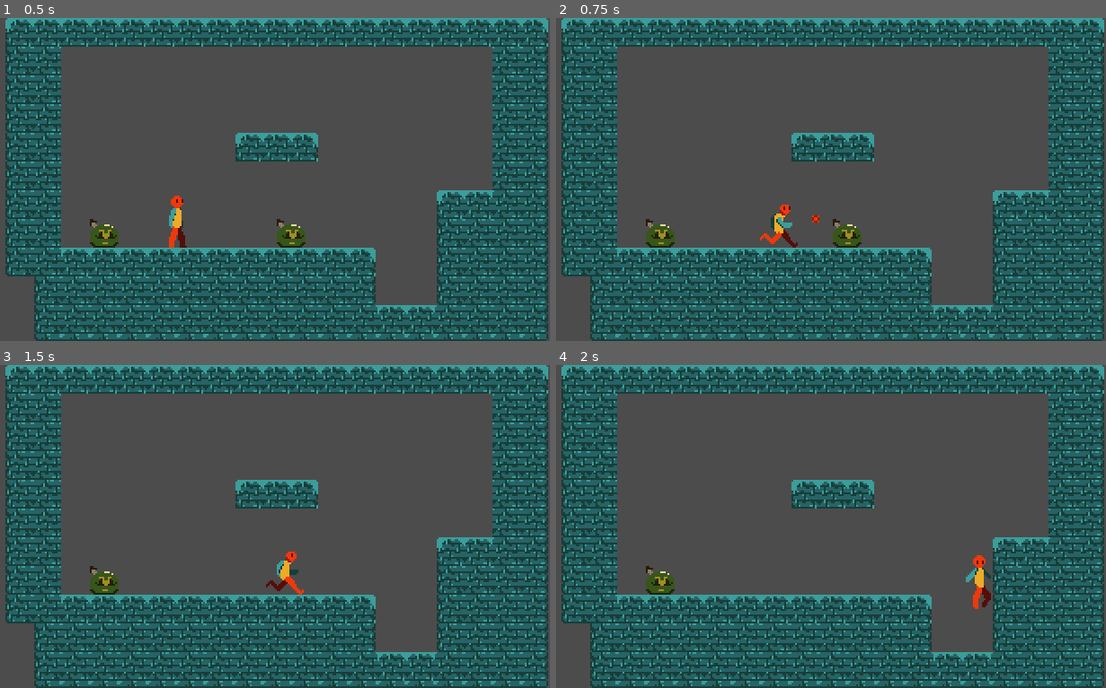
Above: before the commit, frames 1-4 (two rows, left to right).
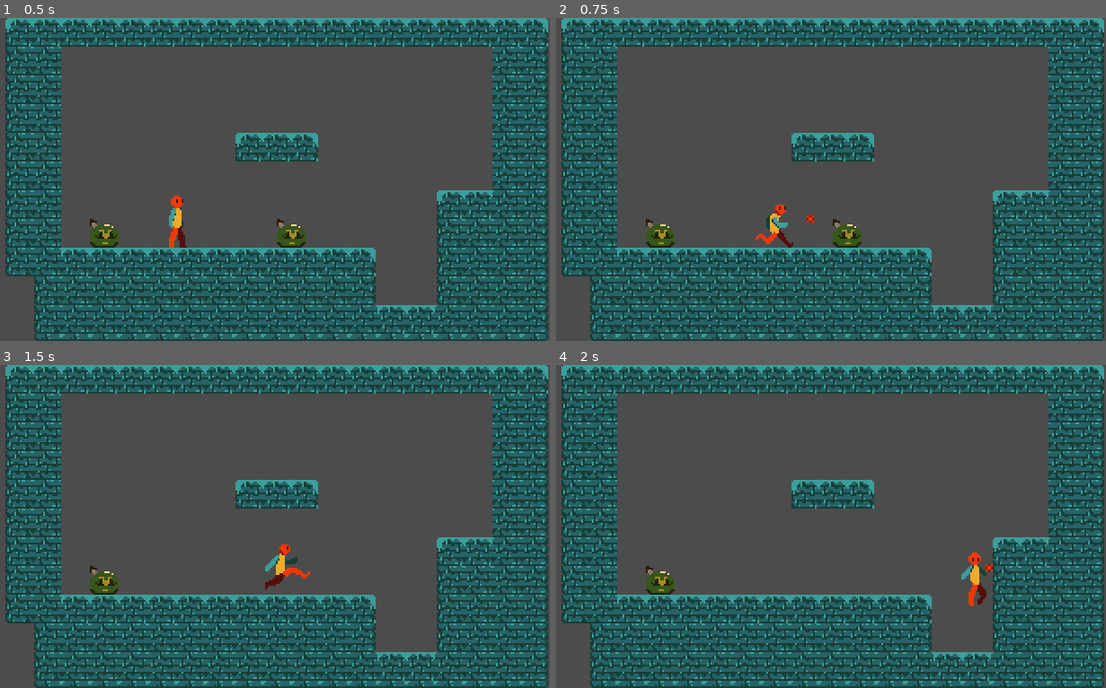
Above: after the commit, the same moments.

Repository: TheCursedMerchant/BlackBand
Game: Godot game, scene res://Scenes/World.tscn
The game is run twice, just before and just after one commit, with the same random seed, the same clock (stepped at 60 frames per second) and the same inputs.
Inputs:
- Up to frame 1 (0.5 s): no input
- Up to frame 2 (0.75 s): tap Enter (ui_accept) at 0.5 s; hold Right (ui_right) from 0.53 s (still down); hold Enter (ui_accept) from 0.53 s (still down)
- Up to frame 3 (1.5 s): keep holding Right (ui_right); release Enter (ui_accept) at 1.28 s; tap Enter (ui_accept) at 1.35 s
- Up to frame 4 (2 s): keep holding Right (ui_right); tap Enter (ui_accept) at 1.52, 1.82 s

Frame 1 is identical in both runs. In frame 2, 0.4% of the frame differs, in the area x 36-48%, y 57-72%; in frame 3, 0.5%, in the area x 48-57%, y 55-72%; in frame 4, 0.5%.

Commit message:
Added a control script for adding mappable controls in the future

Diff:
--- a/BB_Project/Scripts/Player.gd
+++ b/BB_Project/Scripts/Player.gd
@@ -16,6 +16,12 @@
 	timer.connect("timeout", self, "on_timeout_complete")
 	add_child(timer)
 
+
+func _process(delta):
+	#Get Input
+	controls.getInput()
+	checkDeath()
+
 func _physics_process(delta):
 
 	#Gravity
@@ -25,11 +31,11 @@
 	var friction = false
 
 	#Movement
-	if Input.is_action_pressed("ui_right"):
+	if controls.RIGHT:
 		$Sprite.flip_h = false
 		$Sprite.play("Run")
 		motion = move(motion, acceleration, maxSpeed, dir.right)
-	elif Input.is_action_pressed("ui_left"):
+	elif controls.LEFT:
 		$Sprite.flip_h = true
 		$Sprite.play("Run")
 		motion = move(motion, acceleration, maxSpeed, dir.left)
@@ -39,7 +45,7 @@
 
 	#Jump and Apply Friction
 	if is_on_floor():
-		if Input.is_action_pressed("ui_up"):
+		if controls.UP:
 			motion.y = jumpHeight
 		if friction == true:
 				motion.x = lerp(motion.x, 0, 0.2)
@@ -57,7 +63,7 @@
 	motion = move_and_slide(motion, dir.up)
 
 	#Shooting logic
-	if Input.is_action_just_pressed("ui_accept") && can_shoot:
+	if controls.ATTACK && can_shoot:
 		shoot()
 		can_shoot = false
 		timer.start()
--- /dev/null
+++ b/BB_Project/Scripts/engine/control_mapper.gd
@@ -0,0 +1,14 @@
+extends Node
+
+var UP
+var DOWN
+var LEFT
+var RIGHT
+var ATTACK
+
+func getInput():
+	UP = Input.is_action_pressed("ui_up")
+	DOWN = Input.is_action_pressed("ui_down")
+	LEFT = Input.is_action_pressed("ui_left")
+	RIGHT = Input.is_action_pressed("ui_right")
+	ATTACK = Input.is_action_pressed("ui_accept")
--- a/BB_Project/Scripts/engine/entity.gd
+++ b/BB_Project/Scripts/engine/entity.gd
@@ -15,7 +15,7 @@
 var motion = Vector2()
 
 #Default loop to check for death
-func _physics_process(delta):
+func _process(delta):
 	checkDeath()
 
 #Change the entities' motion
--- a/BB_Project/project.godot
+++ b/BB_Project/project.godot
@@ -17,6 +17,7 @@
 [autoload]
 
 dir="*res://Scripts/engine/directions.gd"
+controls="*res://Scripts/engine/control_mapper.gd"
 
 [display]
 
@@ -24,6 +25,7 @@
 window/size/height=180
 window/size/test_width=1280
 window/size/test_height=720
+window/dpi/allow_hidpi=true
 window/stretch/mode="2d"
 window/stretch/aspect="expand"
 
